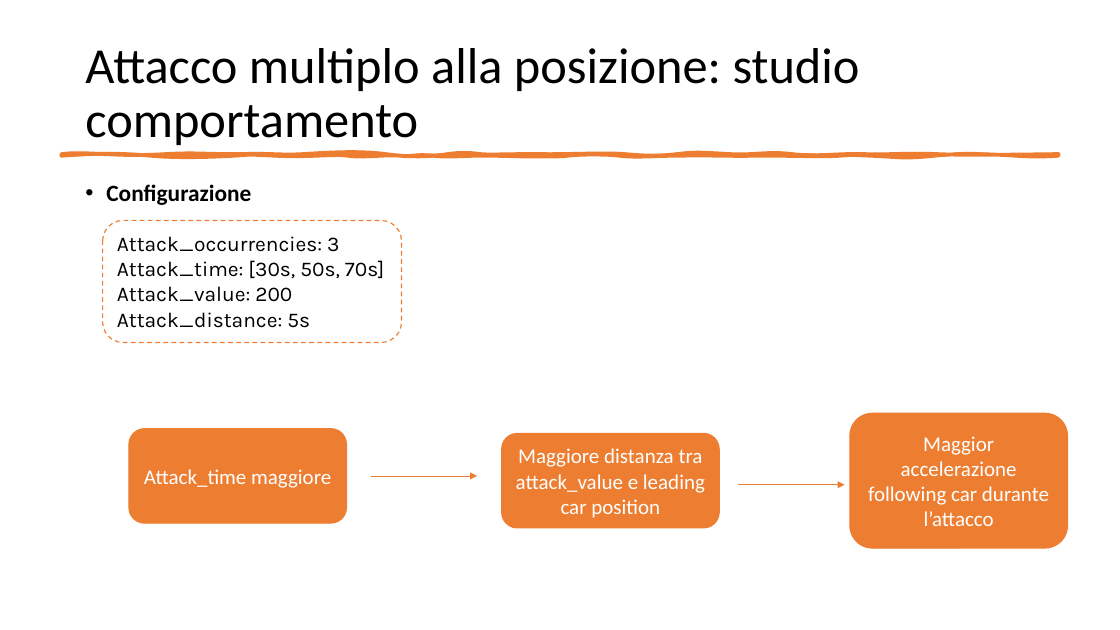
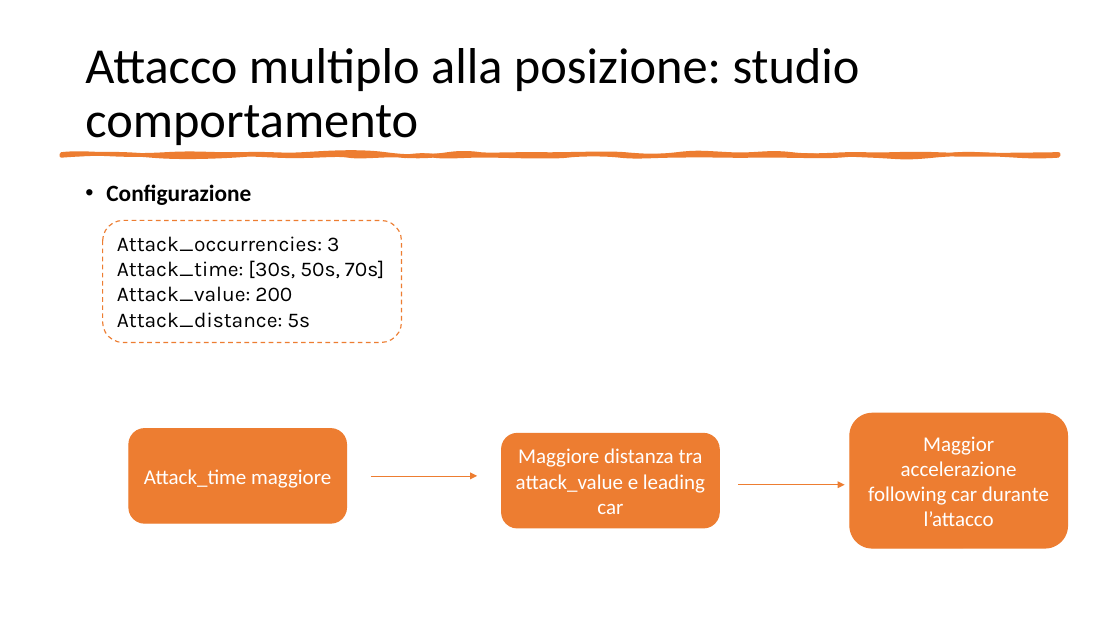
Before and after one commit to gerti98/FormalMethodsProject, a slide deck: slide 29 of Leading Car – Following Car.pptx. Drawn at 1120x630 pixels with LibreOffice and Linux fonts; fonts in the diff are those of the drawing. Boxes give left, top, right and bottom in pixels: in the first picture for what was removed or moved away, otherwise in the second. Text is boxed around its words. In the diff, an @@ line names an element or a change of style, - is before the commit and + after.

```diff
--- a/Leading Car – Following Car.pptx
+++ b/Leading Car – Following Car.pptx
@@ text in rounded rectangle at box(516, 448, 705, 514): text changed @@
-Maggiore distanza tra attack_value e leading car position
+Maggiore distanza tra attack_value e leading car
```
Also in this commit, not shown: 1 other slide changed, 13 other files.
